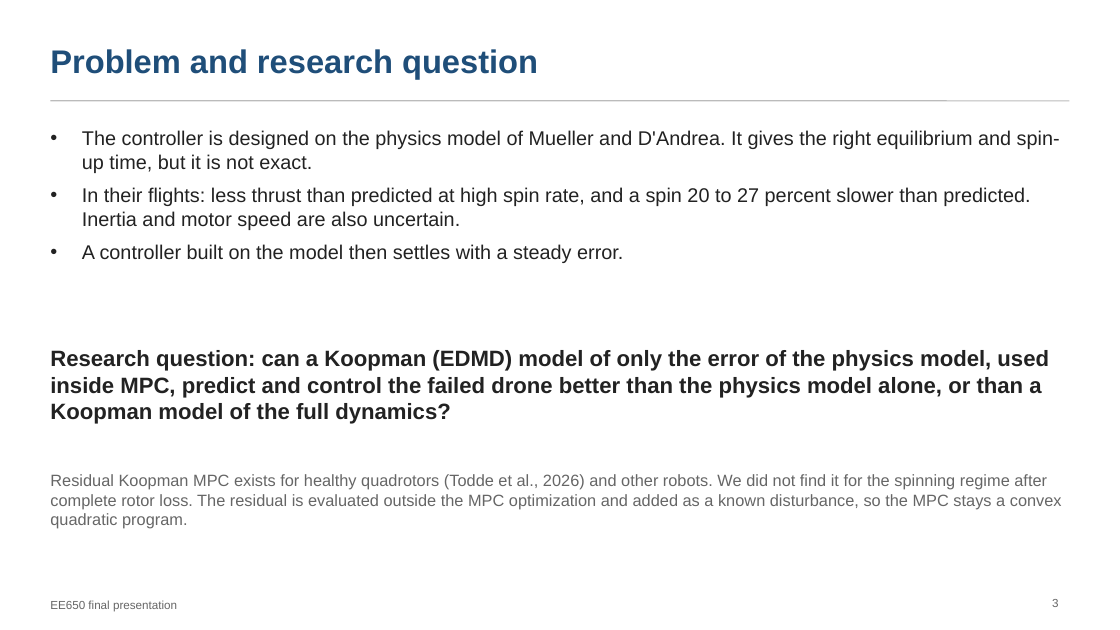
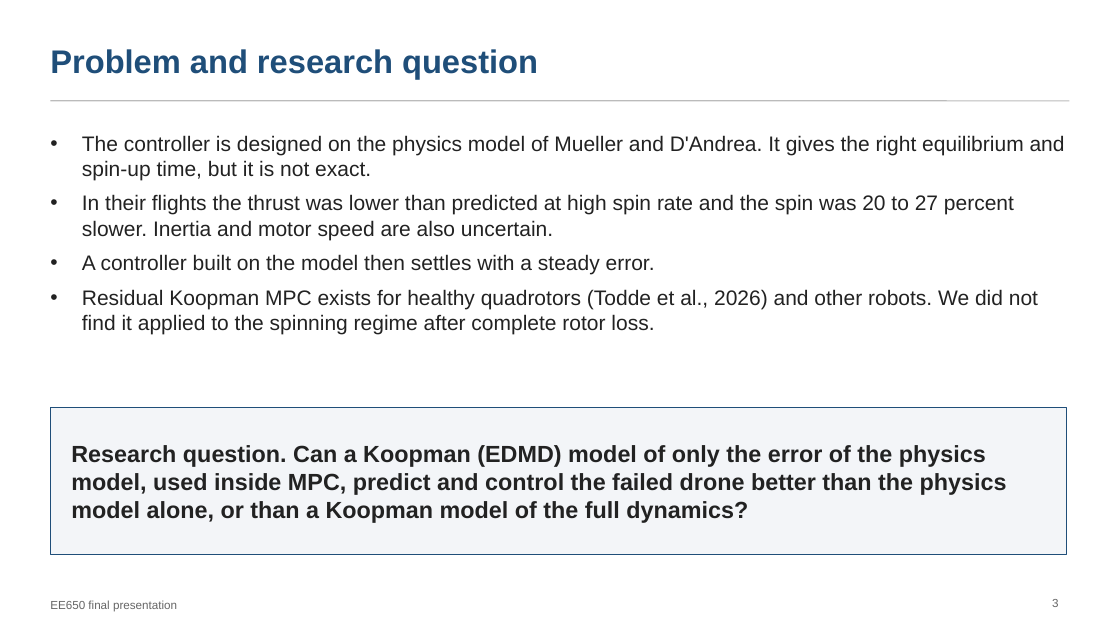
Before and after one commit to pranshuk22/quadrotor-rotor-loss-recovery, a slide deck: slide 3 of docs/deck/final-presentation.pptx. Drawn at 1120x630 pixels with LibreOffice and Linux fonts; fonts in the diff are those of the drawing. Boxes give left, top, right and bottom in pixels: in the first picture for what was removed or moved away, otherwise in the second. Text is boxed around its words. In the diff, an @@ line names an element or a change of style, - is before the commit and + after.

Commit message:
Rework the final deck: fuller layouts, no internal experiment labels
Slide titles and text no longer use the experiment names; the title rows of the figures are cropped (prepare_figures.py) and panel captions are slide text. Tables and figures are enlarged to fill the slides; overflowing text boxes fixed.

```diff
--- a/docs/deck/final-presentation.pptx
+++ b/docs/deck/final-presentation.pptx
@@ text at (82,135,1065,275): size 17 to 18 pt in "The controller is designed on the physics ...", "A controller built on the model then ..." @@
@@ text at (82,194,1014,240): text changed; size 17 to 18 pt @@
-• In their flights: less thrust than predicted at high spin rate, and a spin 20 to 27 percent slower than predicted. Inertia and motor speed are also uncertain.
+• In their flights the thrust was lower than predicted at high spin rate and the spin was 20 to 27 percent slower. Inertia and motor speed are also uncertain.
@@ text at (82,289,1038,334): paragraph added @@
+• Residual Koopman MPC exists for healthy quadrotors (Todde et al., 2026) and other robots. We did not find it applied to the spinning regime after complete rotor loss.
@@ rectangle added at (50,408,1067,555), fill #F3F5F8, outline #1F4E79 1.25 pt @@
@@ text "Research question. Can a Koopman ..." at (71,445,1007,523): vertical alignment top to middle @@
@@ text at (71,445,1007,523): text changed; size 19 to 20 pt @@
-Research question: can a Koopman (EDMD) model of only the error of the physics model, used inside MPC, predict and control the failed drone better than the physics model alone, or than a Koopman model of the full dynamics?
+Research question. Can a Koopman (EDMD) model of only the error of the physics model, used inside MPC, predict and control the failed drone better than the physics model alone, or than a Koopman model of the full dynamics?
@@ text removed at (50,474,1062,529) @@
-Residual Koopman MPC exists for healthy quadrotors (Todde et al., 2026) and other robots. We did not find it for the spinning regime after complete rotor loss. The residual is evaluated outside the MPC optimization and added as a known disturbance, so the MPC stays a convex quadratic program.
```
Also in this commit, not shown: 18 other slides changed, 14 other files.
